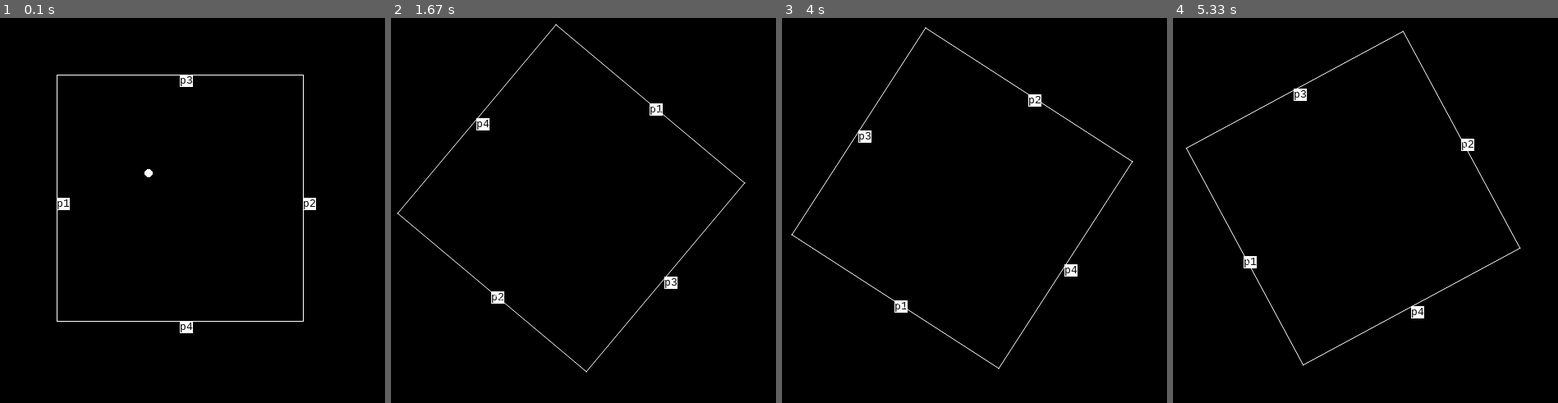
Above: before the commit, frames 1-4 (left to right).
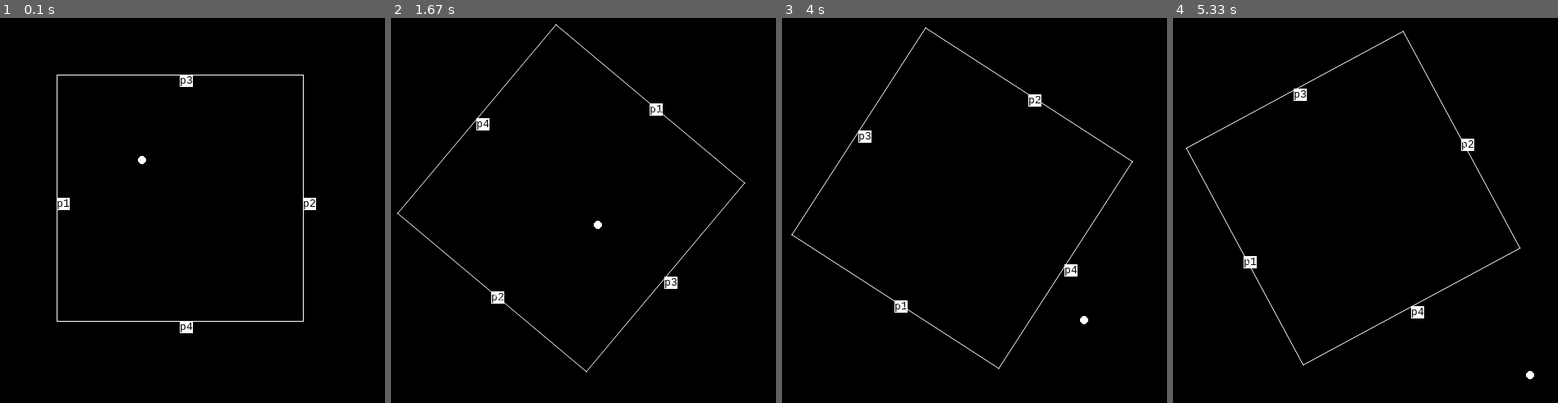
Above: after the commit, the same moments.

Repository: osa1/pygame-playground
Game: pygame game, started from fiz2.py
Two runs of this game, one before a commit and one after it. Both use one fixed random seed, a clock stepped at 60 frames per second and the inputs below. The source is Python 2; it was converted automatically to run under Python 3.
Inputs (mouse positions are in pixels of both pictures, inside the frame that each line leads up to):
- Up to frame 1 (0.1 s): no input
- Up to frame 2 (1.67 s): click (702, 187) at 0.38 s; click (610, 287) at 0.72 s; click (722, 341) at 1.05 s; click (475, 118) at 1.38 s
- Up to frame 3 (4 s): click (959, 249) at 1.72 s; click (905, 114) at 2.05 s; click (1105, 306) at 2.38 s; click (828, 237) at 2.72 s; click (1055, 95) at 3.05 s; click (866, 268) at 3.38 s; click (1109, 291) at 3.72 s
- Up to frame 4 (5.33 s): click (1226, 349) at 4.05 s; click (1223, 222) at 4.38 s; click (1377, 310) at 4.72 s; click (1427, 333) at 5.05 s

The runs differ from the first frame. In frame 1, less than 0.1% of the frame differs, in the area x 35-40%, y 35-42%; in frame 2, less than 0.1%; in frame 3, less than 0.1%; in frame 4, less than 0.1%.

Commit message:
collision detectionpython fiz2.py1

Diff:
--- a/fiz2.py
+++ b/fiz2.py
@@ -37,8 +37,14 @@
     """
     return v[0]+SCREENX/2, SCREENY/2-v[1]
 
+def pyd(v):
+    """
+    Pygame duzleminden normal kartezyen duzeleme donustur."
+    """
+    return [v[0]-SCREENX/2, SCREENY/2-v[1]]
+
 konumlar = [[200, 200]]
-hizlar = [[3, 5]]
+hizlar = [[1, 1]]
 
 
 screen = pygame.display.set_mode((SCREENX, SCREENY), 0, 32)
@@ -76,6 +82,13 @@
     m2 = vektorler[1][0]*UZUNLUK, vektorler[1][1]*UZUNLUK
     m3 = -r[0]*UZUNLUK, -r[1]*UZUNLUK
     m4 = r[0]*UZUNLUK, r[1]*UZUNLUK
+
+    # kenarlarin ortalarindan merkeze birim vektorler
+    m1b = ara_birim_vektor(m1, (0, 0))
+    m2b = ara_birim_vektor(m2, (0, 0))
+    m3b = ara_birim_vektor(m3, (0, 0))
+    m4b = ara_birim_vektor(m4, (0, 0))
+
     m1d = _(m1)
     m2d = _(m2)
     m3d = _(m3)
@@ -118,15 +131,12 @@
 
     # toplar
     for konum, hiz in zip(konumlar, hizlar):
-        print (p1n*(p1n.dot_product((m4[0]-konum[0], m4[1]-konum[1])))).length
-        if (p1n*(p1n.dot_product((m1[0]-konum[0], m1[1]-konum[1])))).length < 5:
-            print "cakisma"
-        if (p2n*(p2n.dot_product((m2[0]-konum[0], m2[1]-konum[1])))).length < 5:
-            print "cakisma"
-        if (p2n*(p2n.dot_product((m3[0]-konum[0], m3[1]-konum[1])))).length < 5:
-            print "cakisma"
-        if (p2n*(p2n.dot_product((m4[0]-konum[0], m4[1]-konum[1])))).length < 5:
-            print "cakisma"
+        vm1 = Vector(pyd(konum)) - Vector(m1)
+        #print (vm1*vm1.dot_product(m1b)).length
+        #print vm1
+        if (vm1*vm1.dot_product(m1b)).length < 5:
+            print "carpisma1",
+            print pyd(konum)
         konum[0] += hiz[0]
         konum[1] += hiz[1]
         pygame.draw.circle(screen, BEYAZ, konum, 5)
